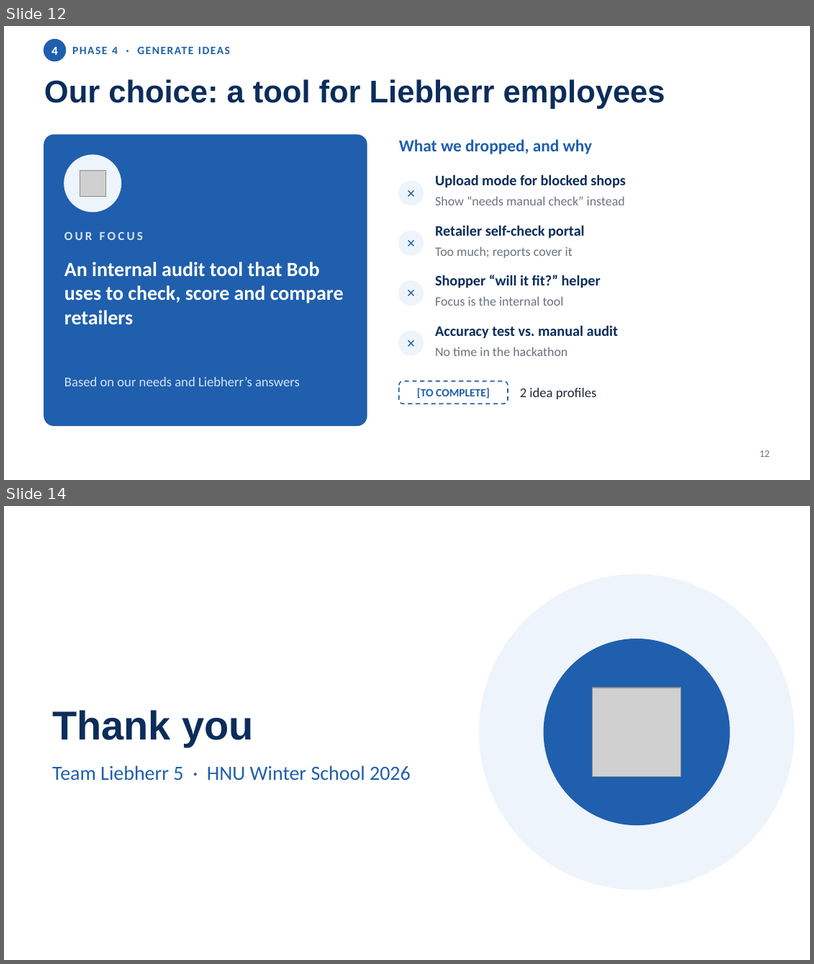
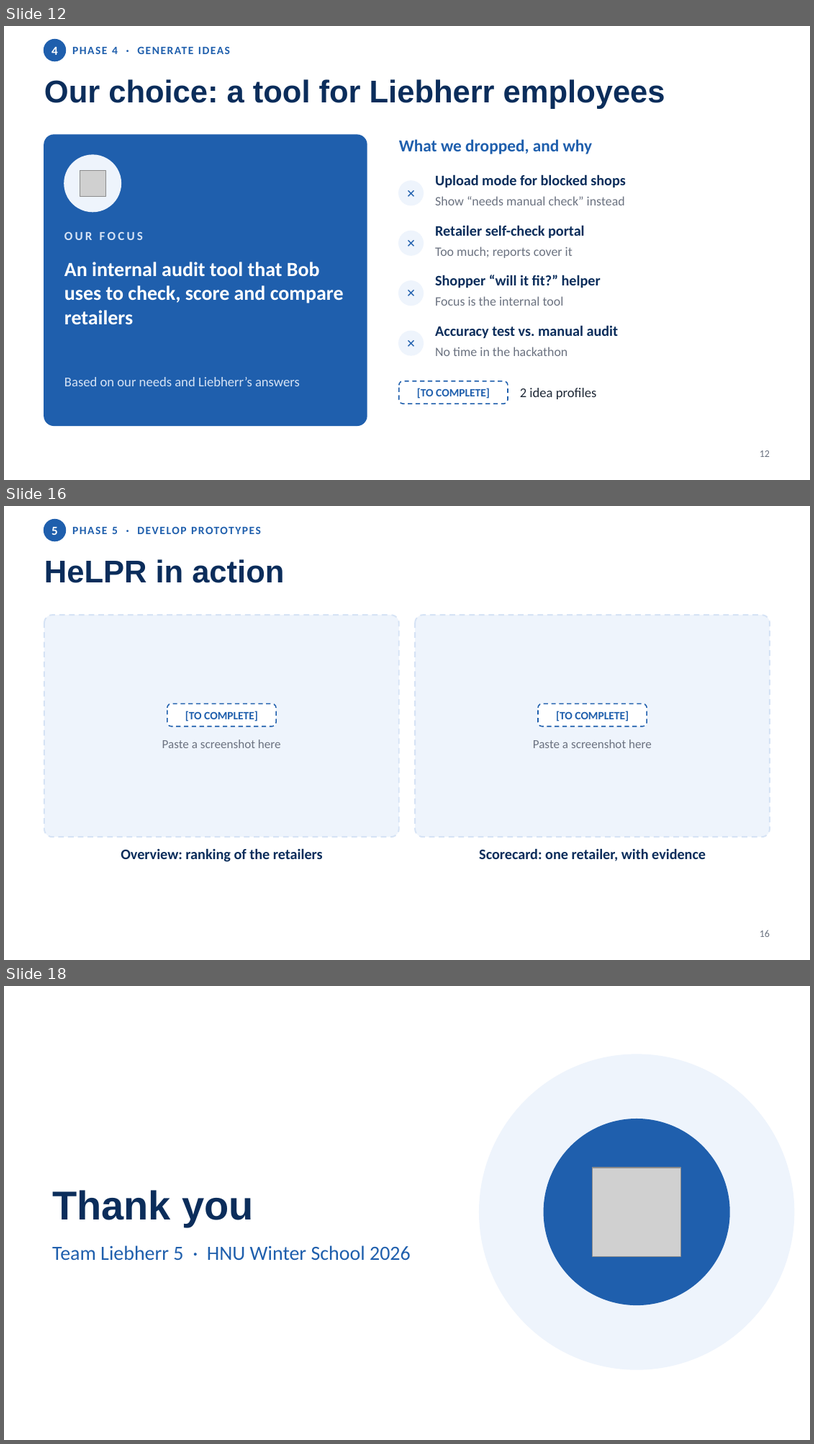
Before and after one commit to niv1999/liebherr-hackathon-2026, a slide deck: Liebherr5_DesignThinking_Journey.pptx. Shown one above the other, each under a label of ours: slides 12 and 14 before the commit, slides 12, 16 and 18 after it; the slides between them are not shown. The pictures are 814x964 and 814x1444 pixels, drawn with LibreOffice and Linux fonts; fonts in the diff are those of the drawing; grey boxes stand for pictures. Boxes give left, top, right and bottom in pixels: in the first picture for what was removed or moved away, otherwise in the second. Text is boxed around its words. In the diff, an @@ line names an element or a change of style, - is before the commit and + after.

```diff
--- a/Liebherr5_DesignThinking_Journey.pptx
+++ b/Liebherr5_DesignThinking_Journey.pptx
@@ slide 16 added at (4, 506, 810, 960), background #FFFFFF @@
@@ ellipse added at (44, 520, 65, 541), fill #1F5FAD, outline #1F5FAD 1.5 pt @@
@@ text added at (52, 527, 58, 535), 11 pt, text #FFFFFF, bold @@
+5
@@ text added at (72, 526, 261, 534), 10 pt, text #1F5FAD, bold @@
+PHASE 5 · DEVELOP PROTOTYPES
@@ text added at (44, 559, 284, 583), 28 pt, text #0B2D5B, bold @@
+HeLPR in action
@@ rounded rectangle added at (44, 615, 399, 836), fill #EEF4FC, outline #D6E3F5 1.25 pt dashed @@
@@ rounded rectangle added at (415, 615, 770, 836), fill #EEF4FC, outline #D6E3F5 1.25 pt dashed @@
@@ rounded rectangle added at (167, 703, 275, 726), fill #FFFFFF, outline #1F5FAD 1 pt dashed @@
@@ text added at (185, 710, 258, 721), 10 pt, text #1F5FAD, bold @@
+[TO COMPLETE]
@@ rounded rectangle added at (538, 703, 647, 726), fill #FFFFFF, outline #1F5FAD 1 pt dashed @@
@@ text added at (556, 710, 629, 721), 10 pt, text #1F5FAD, bold @@
+[TO COMPLETE]
@@ text added at (162, 739, 281, 748), 11 pt, text #6B7280 @@
+Paste a screenshot here
@@ text added at (533, 739, 652, 748), 11 pt, text #6B7280 @@
+Paste a screenshot here
@@ text added at (121, 848, 323, 862), 13 pt, text #0B2D5B, bold @@
+Overview: ranking of the retailers
@@ text added at (479, 848, 706, 861), 13 pt, text #0B2D5B, bold @@
+Scorecard: one retailer, with evidence
@@ text added at (760, 929, 770, 937), 9 pt, text #6B7280 @@
+16
@@ what was slide 14 is now slide 18 @@
```
Also in this commit, not shown: 2 slides changed, 3 other slides added, 1 other file.
